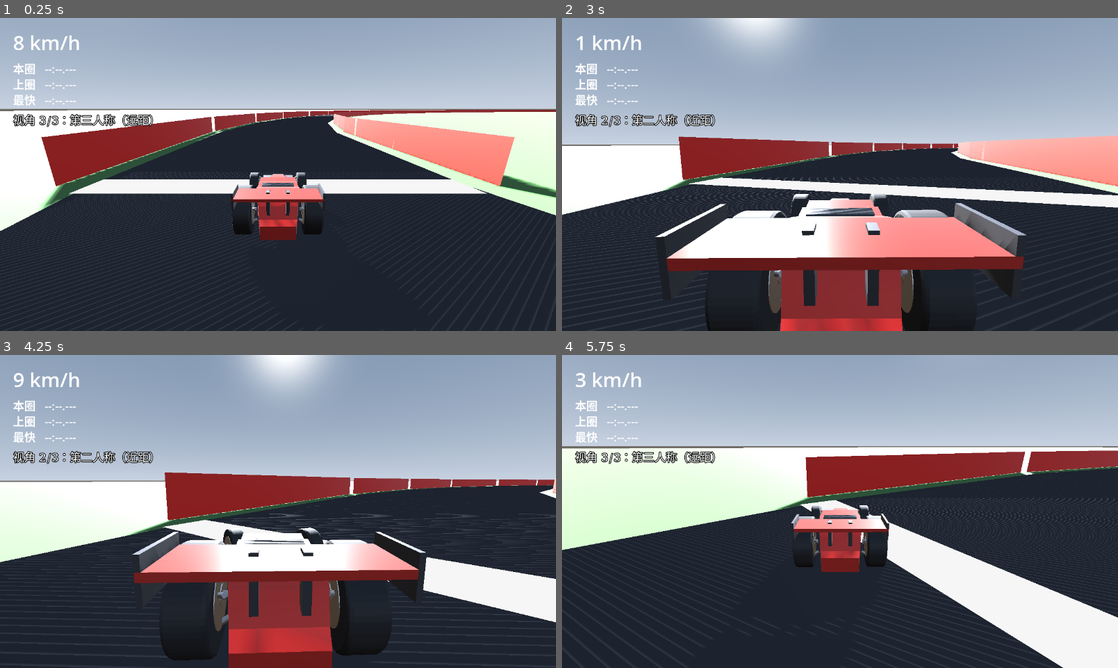
Above: before the commit, frames 1-4 (two rows, left to right).
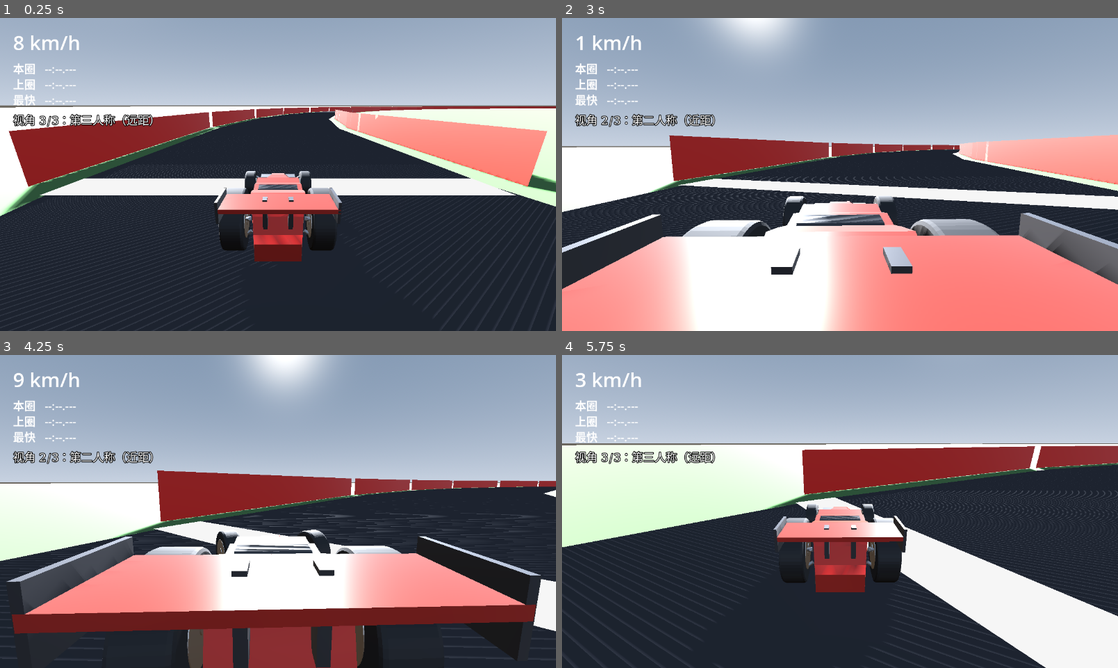
Above: after the commit, the same moments.

Repository: QieRong/godot-racer
Game: Godot game, scene res://scenes/main.tscn
The game is run twice, just before and just after one commit, with the same random seed, the same clock (stepped at 60 frames per second) and the same inputs.
Inputs (mouse positions are in pixels of both pictures, inside the frame that each line leads up to):
- Up to frame 1 (0.25 s): no input
- Up to frame 2 (3 s): move the mouse to (962, 158) at 0.52 s; hold D (steer_right) 0.53-1.28 s; hold Right mouse button (camera_orbit) 0.53-1.28 s; move the mouse to (728, 190) at 1.27 s; hold S (brake_reverse) 1.28-2.03 s; tap V (camera_view) at 1.35, 2.85 s; move the mouse to (895, 105) at 2.02 s; hold D (steer_right) 2.03-2.78 s; hold Right mouse button (camera_orbit) 2.03-2.78 s; move the mouse to (812, 237) at 2.77 s; hold W (accelerate) from 2.78 s (still down)
- Up to frame 3 (4.25 s): move the mouse to (444, 558) at 3.52 s; release W (accelerate) at 3.53 s; hold A (steer_left) from 3.53 s (still down); hold Right mouse button (camera_orbit) from 3.53 s (still down)
- Up to frame 4 (5.75 s): move the mouse to (673, 464) at 4.27 s; release Right mouse button (camera_orbit) at 4.28 s; tap V (camera_view) at 4.35 s; move the mouse to (867, 511) at 5.02 s; release A (steer_left) at 5.03 s; hold S (brake_reverse) from 5.03 s (still down); hold Right mouse button (camera_orbit) from 5.03 s (still down)

The runs differ from the first frame. In frame 1, 15% of the frame differs, in the area x 0-100%, y 27-100%; in frame 2, 33%, in the area x 0-100%, y 37-100%; in frame 3, 28%; in frame 4, 9.7%.

Commit message:
修复引擎声几秒后静音；新增主场景截图钩子；按截图对比收近跟随距离
1) 引擎声播完就静音（main.gd）—— 本次最实的一个 bug
   症状：刚进游戏有一声轰鸣，几秒后彻底没声。
   原因：AudioStreamGenerator 是**流式**的，而原代码只在 _ready 里灌了一次缓冲
   （0.5s × 22050 ≈ 11025 帧），播完就再也没有数据了。
   修法：抽出 _fill_engine_buffer()，在 _process 里每帧把空位填满。
   验证：加了累计推送帧计数，实测 150 帧内推送 83711 帧 —— 远大于单个缓冲，
   而且说明音频确实在被消费（若无人消费，计数会停在 11025）。

2) 新增 --shot 截图钩子，同时搞清 --script 崩溃的真正原因
   - `--path <工程> --script xxx.gd` 必崩（signal 11），连"只 print 然后 quit"的
     空脚本都崩；而 `--script <绝对路径>` 不带 --path 时完全正常
     → 崩溃来自 `--path` 与 `--script` 的组合，不是脚本内容，也不是 Godot 装坏了
   - 另外，窗口化渲染从受限 shell 前台启动也会段错误；用 `start` 分离启动就正常
   - 所以把截图挂到主场景上（走完全没问题的 --path 路径）：
       godot --path <工程> -- --shot --shot-frames=150 --shot-hold=120 --shot-out=<绝对路径>
     不能加 --headless（空渲染器截出来是空图）
   - 实测：分离启动后约 7.5 秒拿到 1280×720 的真实画面

3) 跟随距离按真实截图对比收近
   第三人称 5.2 → 4.3 m、第二人称 2.8 → 2.3 m、相机高度 2.3 → 2.1 m。
   5.2 m 时车在 1280×720 画面里只占很小一块，看着像"车自己跑远了"。

4) README「已知的坑」第 6 条重写为"自动化校验与截图的正确姿势"

顺带确认：HUD 的中文（本圈/上圈/最快）渲染正常 —— 默认主题字体是含中文字形的。

Diff:
--- a/godot-racer/scenes/main.gd
+++ b/godot-racer/scenes/main.gd
@@ -9,10 +9,78 @@
 @onready var _car: VehicleBody3D = $RaceCar
 @onready var _hud: CanvasLayer = $HUD
 
+# 截图模式的内部状态（只有带 --shot 启动时才用）
+var _shot_mode := false
+var _shot_frames := 150
+var _shot_hold := 0
+var _shot_out := ""
+var _shot_frame := 0
+
 
 func _ready() -> void:
 	_connect_checkpoints()
 	_setup_placeholder_engine_sound()
+	_parse_shot_args()
+
+
+## 截图模式。
+##
+## 为什么不挂在 --script 上：本机 Godot 4.4.1 里 **`--path` 与 `--script` 同时使用必崩**
+## （signal 11，连一个只 print 然后 quit 的空脚本都崩；而单独用 --script 不带 --path
+## 是正常的）。所以截图能力改挂在主场景里，走的是完全没问题的 `--path` 路径。
+##
+## 用法：
+##   godot --path <工程> -- --shot --shot-frames=150 --shot-hold=120 --shot-out=<绝对路径>
+##
+## 注意**不能加 --headless**：headless 用的是空渲染器，截出来是空图。
+## 窗口会真的出现几秒，到点存 PNG 后自动退出。
+##   --shot-frames=N  第 N 帧截图（默认 150，约 2.5 秒）
+##   --shot-hold=N    前 N 帧模拟按住 W，用来看行驶中的状态（默认 0）
+##   --shot-out=PATH  输出路径，默认写到工程目录的上一级 godot-shot.png
+func _parse_shot_args() -> void:
+	var args := OS.get_cmdline_user_args()
+	if not args.has("--shot"):
+		return
+	_shot_mode = true
+	for a in args:
+		if a.begins_with("--shot-frames="):
+			_shot_frames = int(a.split("=", true, 1)[1])
+		elif a.begins_with("--shot-hold="):
+			_shot_hold = int(a.split("=", true, 1)[1])
+		elif a.begins_with("--shot-out="):
+			_shot_out = a.split("=", true, 1)[1]
+	if _shot_out.is_empty():
+		_shot_out = ProjectSettings.globalize_path("res://").path_join("..").simplify_path().path_join("godot-shot.png")
+	print("[截图] 开关已打开：第 %d 帧存到 %s（前 %d 帧按住 W）" % [_shot_frames, _shot_out, _shot_hold])
+
+
+func _process(_delta: float) -> void:
+	# AudioStreamGenerator 是**流式**的：只在启动时灌一次的话，缓冲播完就彻底静音。
+	# 实测症状就是"刚进去有一声轰鸣，几秒后没声了"。必须每帧续填。
+	if _engine_playback != null:
+		_fill_engine_buffer()
+
+	if not _shot_mode:
+		return
+	_shot_frame += 1
+	if _shot_frame <= _shot_hold:
+		Input.action_press("accelerate")
+	elif _shot_frame == _shot_hold + 1:
+		Input.action_release("accelerate")
+	if _shot_frame < _shot_frames:
+		return
+
+	_shot_mode = false
+	var img := get_viewport().get_texture().get_image()
+	if img == null:
+		printerr("[截图] 拿不到 viewport 图像")
+	else:
+		var err := img.save_png(_shot_out)
+		print("[截图] save_png -> %d  尺寸=%s  路径=%s" % [err, img.get_size(), _shot_out])
+	print("[截图] 累计推送音频帧 = %d（应远大于单个缓冲 0.5s×22050≈11025，说明是流式续填而非一次灌满）"
+		% _engine_frames_pushed)
+	print("[截图] 结束，退出")
+	get_tree().quit()
 
 
 ## 把所有检查点的 car_passed 信号接到 HUD 的 _on_car_passed
@@ -31,33 +99,49 @@
 	print("[main] 已连接检查点数量: ", connected)
 
 
-## 没有引擎音频文件时，用生成器合成一个能出声的占位音源
+## 底噪基频（怠速）。车体的 pitch_scale 会在这个基础上整体升降。
+const ENGINE_BASE_HZ := 60.0
+
+# 占位引擎声的流式缓冲状态
+var _engine_playback: AudioStreamGeneratorPlayback = null
+var _engine_mix_rate := 22050.0
+var _engine_phase := 0.0
+var _engine_frames_pushed := 0
+var _engine_rng := RandomNumberGenerator.new()
+
+
+## 没有引擎音频文件时，用生成器合成一个能出声的占位音源。
+##
+## **AudioStreamGenerator 是流式的**。原来的写法只在 _ready 里灌一次缓冲，
+## 那 0.5 秒播完就再也没有数据了 —— 表现就是"刚进去有一声轰鸣，几秒后彻底静音"。
+## 现在改成每帧在 _process 里续填（见 _fill_engine_buffer）。
 func _setup_placeholder_engine_sound() -> void:
 	var player: AudioStreamPlayer3D = _car.get_node_or_null("EngineSound")
 	if player == null:
 		return
 	if player.stream is AudioStreamGenerator:
 		var gen: AudioStreamGenerator = player.stream
-		var playback: AudioStreamGeneratorPlayback = player.get_stream_playback()
-		if playback == null:
+		_engine_mix_rate = gen.mix_rate
+		_engine_playback = player.get_stream_playback()
+		if _engine_playback == null:
 			return
-		_fill_engine_buffer(playback, gen.mix_rate)
-		print("[main] 已启用占位引擎声（用 Generator 合成）。想要真实轰鸣请给 EngineSound.stream 换 wav")
+		_engine_rng.seed = 20240517
+		_fill_engine_buffer()
+		print("[main] 已启用占位引擎声（Generator 流式合成，每帧续填缓冲）。想要真实轰鸣请给 EngineSound.stream 换 wav")
 
 
-## 往生成器里灌一段低频锯齿波 + 噪声，循环播放形成"轰鸣"底噪
-func _fill_engine_buffer(playback: AudioStreamGeneratorPlayback, mix_rate: float) -> void:
-	var frames := playback.get_frames_available()
-	var base_hz := 60.0
-	var phase := 0.0
-	var rng := RandomNumberGenerator.new()
-	rng.seed = 20240517
+## 把当前所有空位填满：低频锯齿波（模拟气缸爆发）+ 一点噪声。
+## 每帧调用，缓冲区就不会见底。
+func _fill_engine_buffer() -> void:
+	var frames := _engine_playback.get_frames_available()
+	if frames <= 0:
+		return
 	for i in frames:
-		phase += base_hz / mix_rate
-		if phase >= 1.0:
-			phase -= 1.0
-		# 锯齿波（模拟气缸爆发）+ 一点噪声
-		var saw := phase * 2.0 - 1.0
-		var noise := rng.randf_range(-0.15, 0.15)
+		_engine_phase += ENGINE_BASE_HZ / _engine_mix_rate
+		if _engine_phase >= 1.0:
+			_engine_phase -= 1.0
+		var saw := _engine_phase * 2.0 - 1.0
+		var noise := _engine_rng.randf_range(-0.15, 0.15)
 		var sample := clampf(saw * 0.35 + noise, -1.0, 1.0)
-		playback.push_frame(Vector2(sample, sample))
+		_engine_playback.push_frame(Vector2(sample, sample))
+	_engine_frames_pushed += frames
--- a/godot-racer/scripts/chase_camera.gd
+++ b/godot-racer/scripts/chase_camera.gd
@@ -16,9 +16,12 @@
 ## 所以这里取 -1.95 —— 放在 -1.0 这种"车里"的位置会看到车身内壁的面片。
 @export var offset_first := Vector3(0.0, 0.78, -1.95)
 ## 第二人称：贴着车尾的近距跟随（车尾在 +1.7 附近）
-@export var offset_second := Vector3(0.0, 1.55, 2.8)
-## 第三人称：远距跟随
-@export var offset_third := Vector3(0.0, 2.3, 5.2)
+@export var offset_second := Vector3(0.0, 1.45, 2.3)
+## 第三人称：远距跟随。
+## 距离是拿真实截图对比定的：5.2 m 时车在 1280×720 画面里只占很小一块，
+## 看着像"车自己跑远了"；收到 4.3 m 后车尾约占画面宽度五分之一，
+## 接近常见赛车游戏的跟随感。
+@export var offset_third := Vector3(0.0, 2.1, 4.3)
 
 @export_group("跟随手感")
 ## 位置跟随速度：越小越"拖"，越大越跟脚（第一人称不用它，直接刚性跟随）
Not shown, changed: README.md
